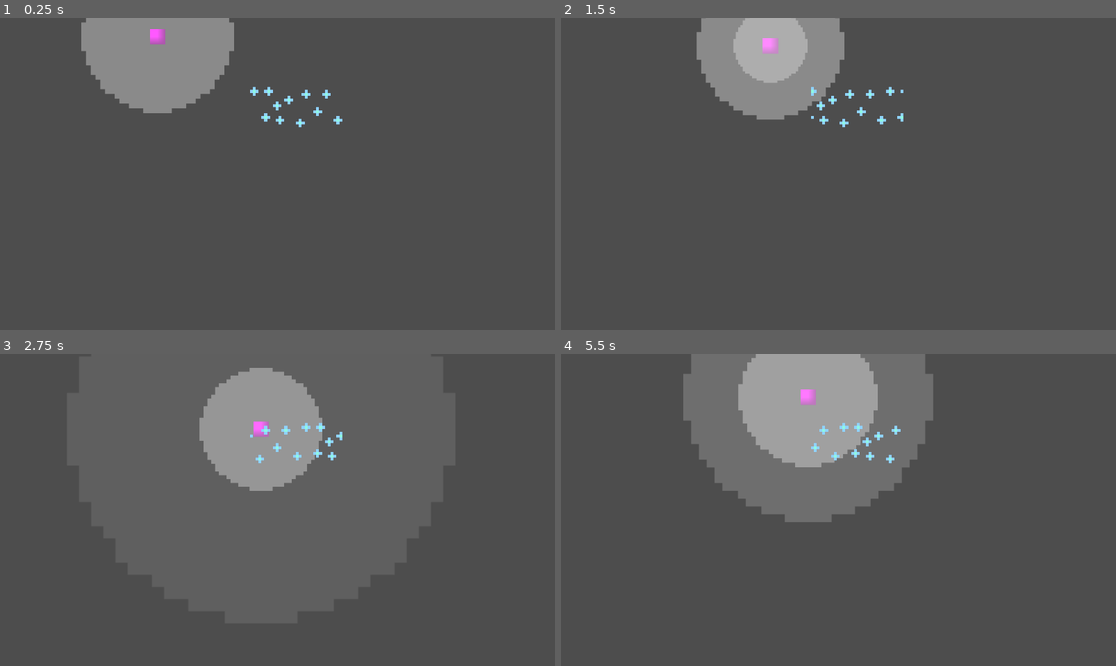
Above: before the commit, frames 1-4 (two rows, left to right).
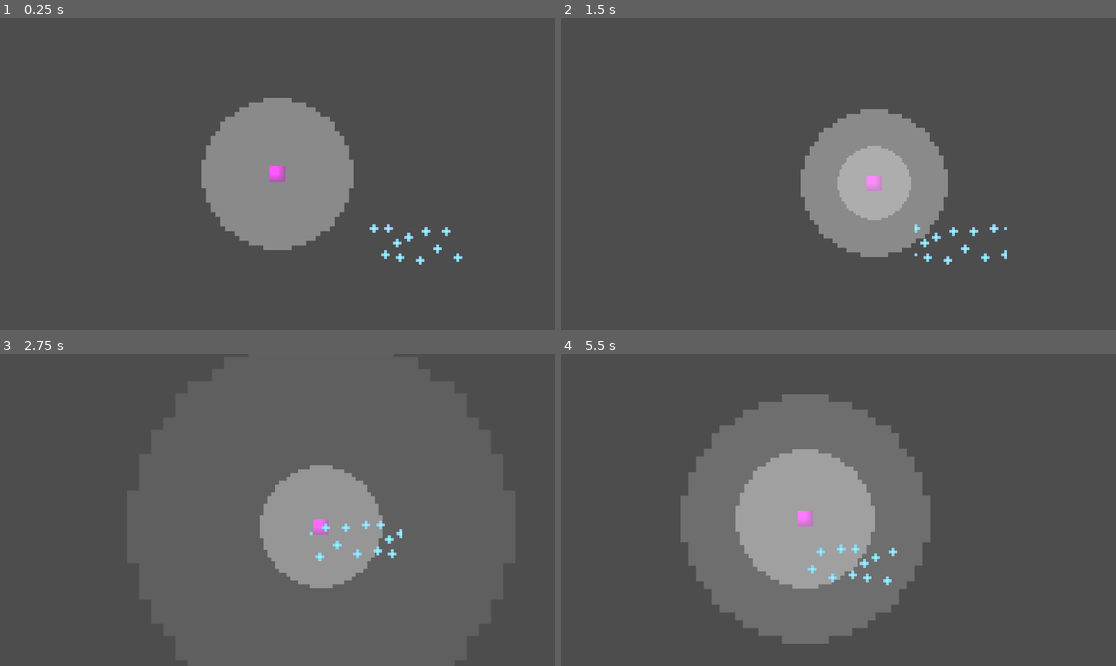
Above: after the commit, the same moments.

Repository: Meemog/LudumDare59
Game: Godot game, scene res://Scenes/main.tscn
The game is run twice, just before and just after one commit, with the same random seed, the same clock (stepped at 60 frames per second) and the same inputs.
Inputs:
- Up to frame 1 (0.25 s): no input
- Up to frame 2 (1.5 s): hold D (right) 0.53-1.28 s; hold Space (personal_sonar) 0.53-1.28 s; hold S (down) from 1.28 s (still down); tap Space (personal_sonar) at 1.35 s
- Up to frame 3 (2.75 s): release S (down) at 2.03 s; hold D (right) from 2.03 s (still down); hold Space (personal_sonar) from 2.03 s (still down)
- Up to frame 4 (5.5 s): release D (right) at 2.78 s; release Space (personal_sonar) at 2.78 s; hold W (up) 2.78-3.53 s; tap Space (personal_sonar) at 2.85, 4.35 s; hold Space (personal_sonar) 3.53-4.28 s; hold A (left) 3.53-5.03 s; hold S (down) from 5.03 s (still down); hold Space (personal_sonar) from 5.03 s (still down)

The runs differ from the first frame. In frame 1, 17% of the frame differs, in the area x 14-84%, y 0-80%; in frame 2, 17%; in frame 3, 13%; in frame 4, 33%, in the area x 21-68%, y 0-93%.

Commit message:
Added camera following player

Diff:
--- a/Scenes/player.tscn
+++ b/Scenes/player.tscn
@@ -32,3 +32,13 @@
 [node name="Sprite2D" type="Sprite2D" parent="PersonalSonar" unique_id=1149514148]
 self_modulate = Color(1, 1, 1, 0.34509805)
 texture = ExtResource("2_cvnsp")
+
+[node name="Camera2D" type="Camera2D" parent="." unique_id=866912497]
+process_callback = 0
+position_smoothing_enabled = true
+drag_horizontal_enabled = true
+drag_vertical_enabled = true
+drag_left_margin = 0.1
+drag_top_margin = 0.1
+drag_right_margin = 0.1
+drag_bottom_margin = 0.1
